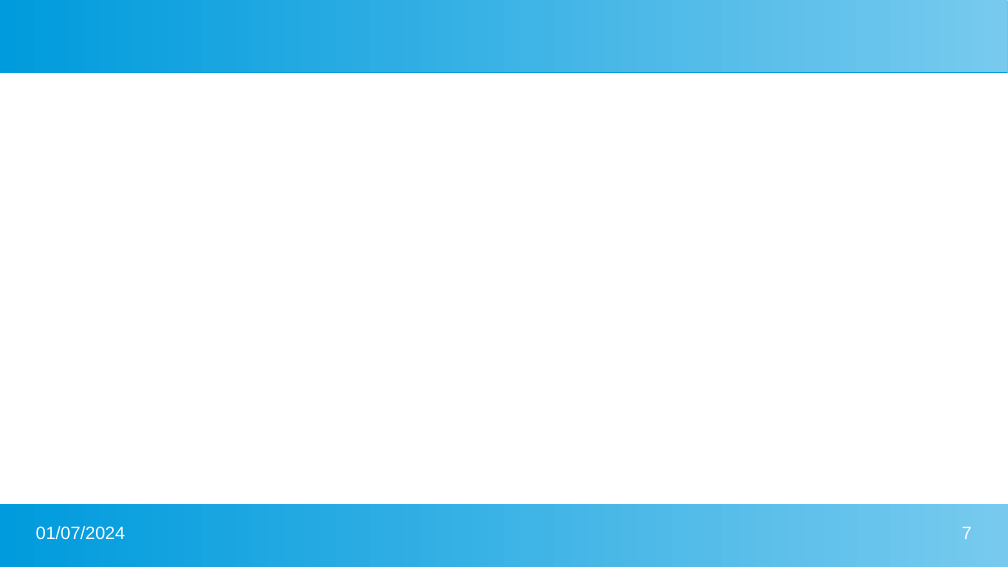
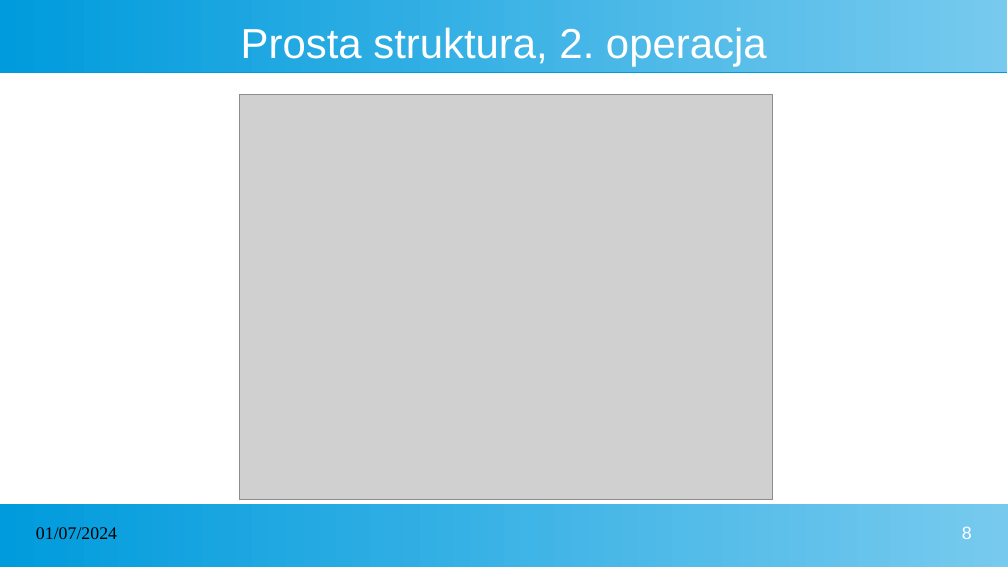
Before and after one commit to Blach03/AlgGeo-projekt, a slide deck: slide 8 of prezentacja.pptx (slide 7 before the commit). Drawn at 1008x567 pixels with LibreOffice and Linux fonts; fonts in the diff are those of the drawing; grey boxes stand for pictures. Boxes give left, top, right and bottom in pixels: in the first picture for what was removed or moved away, otherwise in the second. Text is boxed around its words. In the diff, an @@ line names an element or a change of style, - is before the commit and + after.

```diff
--- a/prezentacja.pptx
+++ b/prezentacja.pptx
@@ title added at <box>241,27,767,67</box>, 33 pt, text #FFFFFF @@
+Prosta struktura, 2. operacja
@@ picture added at <box>240,95,772,499</box> @@
@@ text "01/07/2024" at <box>36,527,117,539</box>: font Arial to Times New Roman, text colour #FFFFFF to #000000 @@
@@ page number at <box>962,526,972,539</box>: text changed @@
-7
+8
```
Also in this commit, not shown: 5 other slides changed, 20 slides added, 2 other files.
